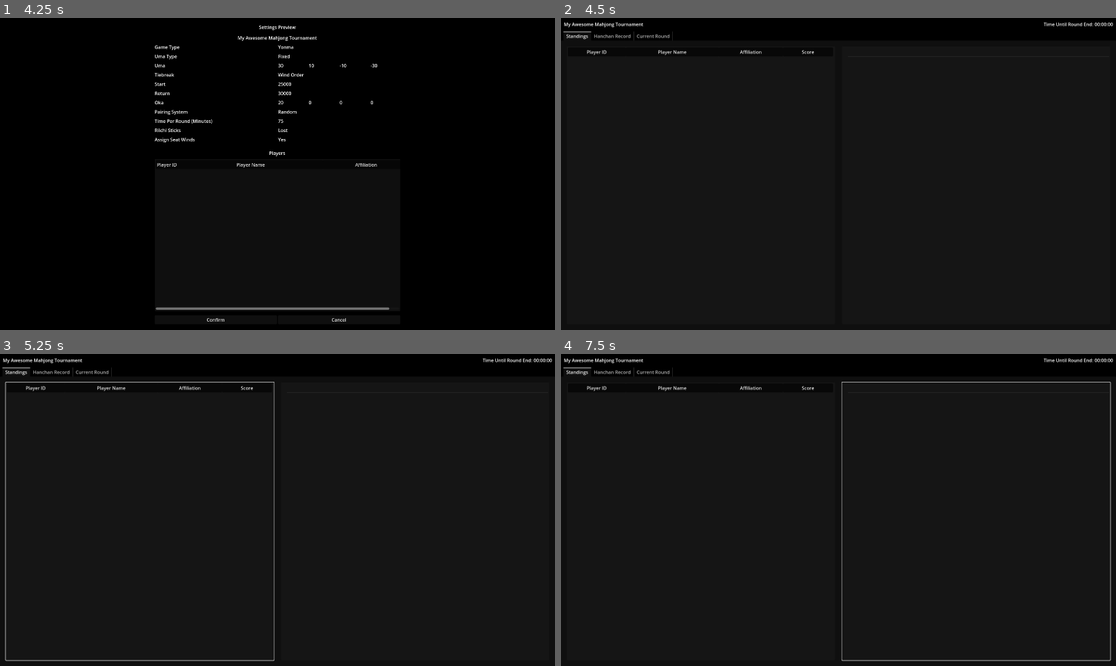
Above: before the commit, frames 1-4 (two rows, left to right).
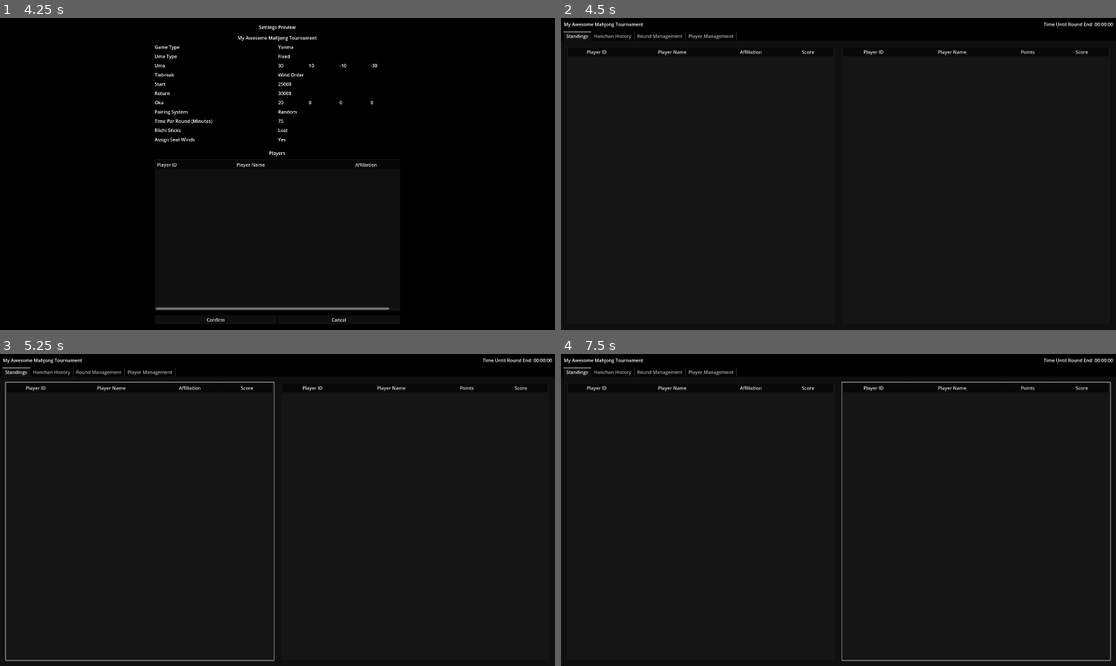
Above: after the commit, the same moments.

Repository: RiichiNomi/TournamentManagementTool
Game: Godot game, scene res://scene/main.tscn
Same seed, same stepped clock (60 frames per second), same inputs: the game is played once before the commit and once after it.
Inputs:
- Up to frame 1 (4.25 s): click "Create New Tournament" at 0.5 s; click "Start Tournament" at 1.25 s; click "Start Tournament" at 2 s; click "Add One Player" at 2.75 s; click "Add One Player" at 3.5 s
- Up to frame 2 (4.5 s): click "Confirm" at 4.25 s
- Up to frame 3 (5.25 s): click "Confirm" at 5 s
- Up to frame 4 (7.5 s): click "Confirm" at 5.75 s; click "Confirm" at 6.5 s; click "Cancel" at 7.25 s

Frame 1 is identical in both runs. In frame 2, 0.2% of the frame differs, in the area x 9-95%, y 4-12%; in frame 3, 0.2%; in frame 4, 0.2%.

Commit message:
Add controller scripts at the Tree node level, and handle rendering table scores.

Diff:
--- a/data/DataStore.gd
+++ b/data/DataStore.gd
@@ -26,6 +26,9 @@
             relevant_tables.append(table)
     return relevant_tables
 
+func get_player(player_id : int) -> Player:
+    return players_by_id[player_id]
+
 func load_tournament(new_tournament : Tournament) -> void:
     tournament = new_tournament
 
--- a/data/Table.gd
+++ b/data/Table.gd
@@ -10,14 +10,14 @@
 var player_ids = []
 var player_seats = []
 
-var final_scores = []
+var final_points = []
 var final_shuugi = []
 var penalties = []
 
 var left_over_kyotaku : float = 0
 
 func is_complete(settings : TournamentSettings) -> bool:
-  var scores_complete = final_scores.size() == player_ids.size()
+  var scores_complete = final_points.size() == player_ids.size()
   var shuugi_complete = final_shuugi.size() == player_ids.size()
   return scores_complete and (not settings.shuugi or shuugi_complete)
 
@@ -32,7 +32,7 @@
   # Calculate net score relative to return points
   var max_score = -100000
   var max_indices = []
-  for score in final_scores:
+  for score in final_points:
     var net_score = (score - (settings.return_points * settings.score_per_thousand_points)) / 1000
     if net_score > max_score:
       max_score = net_score
--- /dev/null
+++ b/scene/tournament/PlayerHanchanHistory.gd
@@ -0,0 +1,91 @@
+extends Tree
+class_name PlayerHanchanHistory
+
+@onready var data_store = get_node("/root/DataStore")
+
+var shuugi
+var player_inspected : int = 0
+
+# Called when the node enters the scene tree for the first time.
+func _ready():
+	shuugi = data_store.tournament.settings.shuugi
+	if shuugi:
+		columns = 5
+
+		set_column_title(0, "Player ID")
+		set_column_title(1, "Player Name")
+		set_column_title(2, "Points")
+		set_column_title(3, "Shuugi")
+		set_column_title(4, "Score")
+
+		set_column_custom_minimum_width(0, 0)
+		set_column_custom_minimum_width(1, 200)
+		set_column_custom_minimum_width(2, 0)
+		set_column_custom_minimum_width(3, 0)
+		set_column_custom_minimum_width(4, 0)
+	else:
+		columns = 4
+
+		set_column_title(0, "Player ID")
+		set_column_title(1, "Player Name")
+		set_column_title(2, "Points")
+		set_column_title(3, "Score")
+
+		set_column_custom_minimum_width(0, 0)
+		set_column_custom_minimum_width(1, 200)
+		set_column_custom_minimum_width(2, 0)
+		set_column_custom_minimum_width(3, 0)
+
+func inspect_player(player_id : int) -> void:
+	player_inspected = player_id
+	render()
+
+func render() -> void:
+	clear()
+	create_item()
+
+	var hanchan_history = []
+	if player_inspected == 0:
+		hanchan_history = data_store.get_hanchan_history()
+	else:
+		hanchan_history = data_store.get_hanchan_history_for_player(player_inspected)
+
+	for table in hanchan_history:
+		var table_scores = table.score_table(data_store.tournament.settings)
+
+		var table_row : TreeItem = create_item()
+		table.set_cell_mode(0, TreeItem.CELL_MODE_STRING)
+		if table.round_id == 0:
+			table_row.set_text(0, "Table %d" % table.table_id)
+		else:
+			table_row.set_text(0, "Round %d, Table %d" % [table.table_id, table.round_id])
+		table_row.set_editable(0, false)
+
+		for index in range(table.player_ids.size()):
+			var player_row = table_row.create_child()
+			var player_data = data_store.get_player_data(table.player_ids[index])
+
+			player_row.set_cell_mode(0, TreeItem.CELL_MODE_STRING)
+			player_row.set_cell_mode(1, TreeItem.CELL_MODE_STRING)
+			player_row.set_cell_mode(2, TreeItem.CELL_MODE_STRING)
+			player_row.set_cell_mode(3, TreeItem.CELL_MODE_STRING)
+			if shuugi:
+				player_row.set_cell_mode(4, TreeItem.CELL_MODE_STRING)
+
+			player_row.set_text(0, str(player_data.player_id))
+			player_row.set_text(1, player_data.name)
+			player_row.set_text(2, str(table.final_scores[index]))
+			var player_score = table_scores[player_data.player_id]
+			var score_string = "%.1f" % [player_score] if player_score >= 0 else "(%.1f)" % [abs(player_score)]
+			if shuugi:
+				player_row.set_text(3, str(table.final_shuugi[index]))
+				player_row.set_text(4, score_string)
+			else:
+				player_row.set_text(3, score_string)
+
+			player_row.set_editable(0, false)
+			player_row.set_editable(1, false)
+			player_row.set_editable(2, false)
+			player_row.set_editable(3, false)
+			if shuugi:
+				player_row.set_editable(4, false)
--- /dev/null
+++ b/scene/tournament/PlayerList.gd
@@ -0,0 +1,45 @@
+extends Tree
+class_name PlayerList
+
+@onready var data_store = get_node("/root/DataStore")
+
+# Called when the node enters the scene tree for the first time.
+func _ready():
+	set_column_title(0, "Player ID")
+	set_column_title(1, "Player Name")
+	set_column_title(2, "Affiliation")
+	set_column_title(3, "Score")
+
+	set_column_custom_minimum_width(0, 0)
+	set_column_custom_minimum_width(1, 200)
+	set_column_custom_minimum_width(2, 100)
+	set_column_custom_minimum_width(3, 0)
+
+func selected_id() -> int:
+	var selected = get_selected()
+	if selected:
+		return int(selected.get_text(0))
+	return 0
+
+func render_players() -> void:
+	clear()
+	create_item()
+
+	var scores = data_store.get_scores()
+	for player in data_store.tournament.registered_players:
+		var row = create_item()
+
+		row.set_cell_mode(0, TreeItem.CELL_MODE_STRING)
+		row.set_cell_mode(1, TreeItem.CELL_MODE_STRING)
+		row.set_cell_mode(2, TreeItem.CELL_MODE_STRING)
+		row.set_cell_mode(2, TreeItem.CELL_MODE_STRING)
+
+		row.set_text(0, str(player.id))
+		row.set_text(1, player.name)
+		row.set_text(2, player.affiliation)
+		row.set_text(3, "%.1f" % [scores.get(player.id, 0)])
+
+		row.set_editable(0, false)
+		row.set_editable(1, false)
+		row.set_editable(2, false)
+		row.set_editable(3, false)
--- a/scene/tournament/TournamentStandings.gd
+++ b/scene/tournament/TournamentStandings.gd
@@ -1,22 +1,13 @@
 extends MarginContainer
 class_name TournamentStandings
 
-@onready var player_table = $Standings/PlayerListContainer/PlayerList
-@onready var hanchan_table = $Standings/HanchanHistoryContainer/HanchanHistory
+@onready var player_table : PlayerList = $Standings/PlayerListContainer/PlayerList
+@onready var hanchan_table : PlayerHanchanHistory = $Standings/PlayerHanchanHistoryContainer/PlayerHanchanHistory
 
 @onready var data_store = get_node("/root/DataStore")
 
 # Called when the node enters the scene tree for the first time.
 func _ready():
-	player_table.set_column_title(0, "Player ID")
-	player_table.set_column_title(1, "Player Name")
-	player_table.set_column_title(2, "Affiliation")
-	player_table.set_column_title(3, "Score")
-
-	player_table.set_column_custom_minimum_width(0, 0)
-	player_table.set_column_custom_minimum_width(1, 200)
-	player_table.set_column_custom_minimum_width(2, 100)
-	player_table.set_column_custom_minimum_width(3, 0)
 
 	render()
 
@@ -28,46 +19,13 @@
 	render_hanchan()
 
 func render_players() -> void:
-	player_table.clear()
-	player_table.create_item()
-
-	var scores = data_store.get_scores()
-	for player in data_store.tournament.registered_players:
-		var row = player_table.create_item()
-
-		row.set_cell_mode(0, TreeItem.CELL_MODE_STRING)
-		row.set_cell_mode(1, TreeItem.CELL_MODE_STRING)
-		row.set_cell_mode(2, TreeItem.CELL_MODE_STRING)
-		row.set_cell_mode(2, TreeItem.CELL_MODE_STRING)
-
-		row.set_text(0, str(player.id))
-		row.set_text(1, player.name)
-		row.set_text(2, player.affiliation)
-		row.set_text(3, "%.1f" % [scores.get(player.id, 0)])
-
-		row.set_editable(0, false)
-		row.set_editable(1, false)
-		row.set_editable(2, false)
-		row.set_editable(3, false)
+	player_table.render_players()
 
 func render_hanchan() -> void:
-	hanchan_table.clear()
-	hanchan_table.create_item()
-
-	var selected_row = player_table.get_selected()
-	var hanchan_history = []
-	if selected_row:
-		var selected_id = int(player_table.get_selected().get_text(0))
-		hanchan_history = data_store.get_hanchan_history_for_player(selected_id)
-	else:
-		hanchan_history = data_store.get_hanchan_history()
-
-	for table in hanchan_history:
-		# TODO show this in the tree
-		pass
+	hanchan_table.render()
 
 func _on_standings_updated() -> void:
 	render()
 
 func _on_player_selected() -> void:
-	render_hanchan()
+	hanchan_table.inspect_player(player_table.selected_id())
--- a/scene/tournament/tournament_management.tscn
+++ b/scene/tournament/tournament_management.tscn
@@ -1,6 +1,8 @@
-[gd_scene load_steps=2 format=3 uid="uid://bh0j8j56pkgix"]
+[gd_scene load_steps=4 format=3 uid="uid://bh0j8j56pkgix"]
 
 [ext_resource type="Script" path="res://scene/tournament/TournamentStandings.gd" id="1_idape"]
+[ext_resource type="Script" path="res://scene/tournament/PlayerList.gd" id="2_vfbjs"]
+[ext_resource type="Script" path="res://scene/tournament/PlayerHanchanHistory.gd" id="3_pfn50"]
 
 [node name="TournamentManagement" type="Control"]
 layout_mode = 3
@@ -96,8 +98,9 @@
 hide_root = true
 select_mode = 1
 scroll_horizontal_enabled = false
+script = ExtResource("2_vfbjs")
 
-[node name="HanchanHistoryContainer" type="MarginContainer" parent="VBoxContainer/MainContainer/TabContainer/Standings/Standings"]
+[node name="PlayerHanchanHistoryContainer" type="MarginContainer" parent="VBoxContainer/MainContainer/TabContainer/Standings/Standings"]
 layout_mode = 2
 size_flags_horizontal = 3
 theme_override_constants/margin_left = 10
@@ -105,24 +108,39 @@
 theme_override_constants/margin_right = 20
 theme_override_constants/margin_bottom = 20
 
-[node name="HanchanHistory" type="Tree" parent="VBoxContainer/MainContainer/TabContainer/Standings/Standings/HanchanHistoryContainer"]
+[node name="PlayerHanchanHistory" type="Tree" parent="VBoxContainer/MainContainer/TabContainer/Standings/Standings/PlayerHanchanHistoryContainer"]
 layout_mode = 2
 size_flags_horizontal = 3
+column_titles_visible = true
+allow_search = false
+hide_root = true
+select_mode = 1
+scroll_horizontal_enabled = false
+script = ExtResource("3_pfn50")
 
-[node name="Hanchan Record" type="MarginContainer" parent="VBoxContainer/MainContainer/TabContainer"]
+[node name="Hanchan History" type="MarginContainer" parent="VBoxContainer/MainContainer/TabContainer"]
 visible = false
 layout_mode = 2
 
-[node name="Hanchan Record" type="VBoxContainer" parent="VBoxContainer/MainContainer/TabContainer/Hanchan Record"]
+[node name="Hanchan History" type="VBoxContainer" parent="VBoxContainer/MainContainer/TabContainer/Hanchan History"]
 visible = false
 layout_mode = 2
 size_flags_horizontal = 3
 
-[node name="Current Round" type="MarginContainer" parent="VBoxContainer/MainContainer/TabContainer"]
+[node name="Round Management" type="MarginContainer" parent="VBoxContainer/MainContainer/TabContainer"]
 visible = false
 layout_mode = 2
 
-[node name="Current Round" type="VBoxContainer" parent="VBoxContainer/MainContainer/TabContainer/Current Round"]
+[node name="Round Management" type="VBoxContainer" parent="VBoxContainer/MainContainer/TabContainer/Round Management"]
 visible = false
 layout_mode = 2
 size_flags_horizontal = 3
+
+[node name="Player Management" type="MarginContainer" parent="VBoxContainer/MainContainer/TabContainer"]
+visible = false
+layout_mode = 2
+
+[node name="Player Management" type="VBoxContainer" parent="VBoxContainer/MainContainer/TabContainer/Player Management"]
+visible = false
+layout_mode = 2
+size_flags_horizontal = 3
